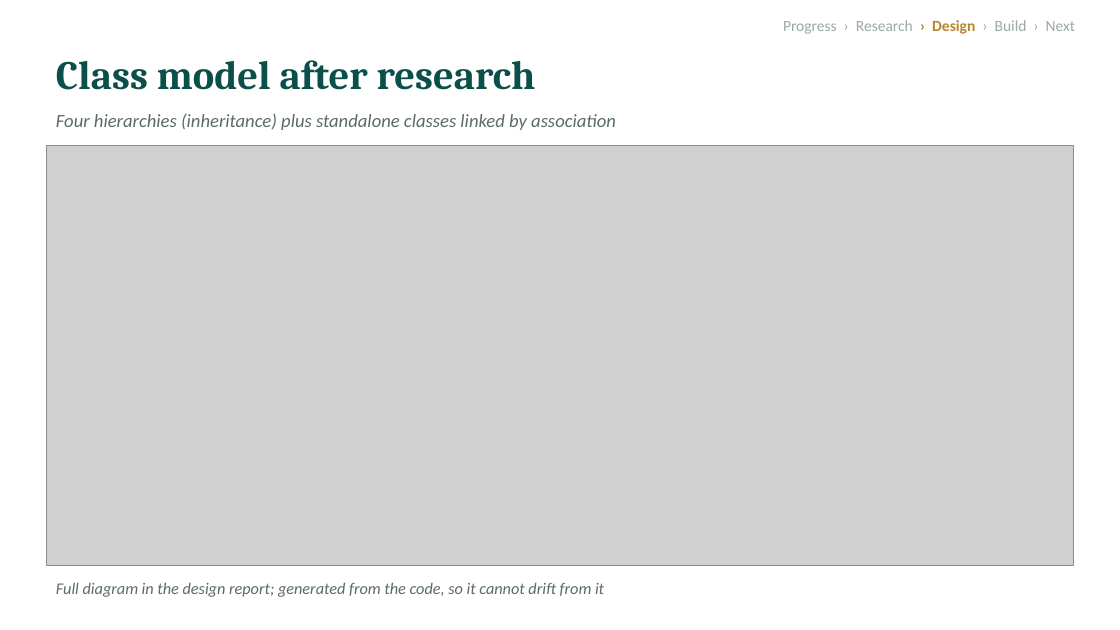
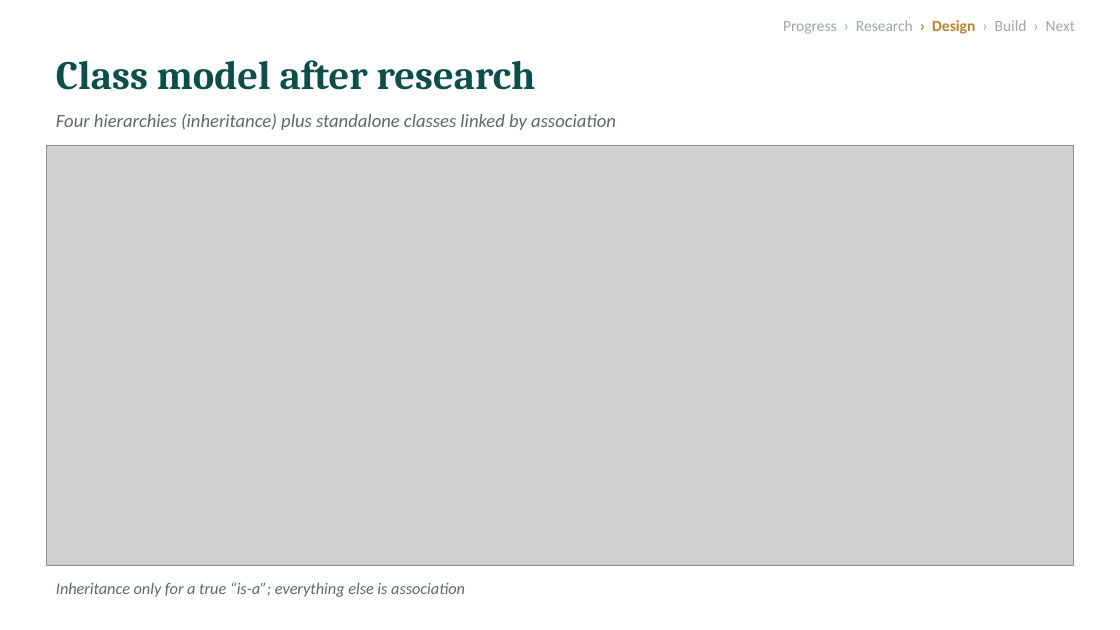
Before and after one commit to l255668-hash/commercial-banking, a slide deck: slide 5 of docs/Progress_Presentation_1.pptx (slide 4 before the commit). Drawn at 1120x630 pixels with LibreOffice and Linux fonts; fonts in the diff are those of the drawing; grey boxes stand for pictures. Boxes give left, top, right and bottom in pixels: in the first picture for what was removed or moved away, otherwise in the second. Text is boxed around its words. In the diff, an @@ line names an element or a change of style, - is before the commit and + after.

```diff
--- a/docs/Progress_Presentation_1.pptx
+++ b/docs/Progress_Presentation_1.pptx
@@ text at <box>56,582,465,597</box>: text changed @@
-Full diagram in the design report; generated from the code, so it cannot drift from it
+Inheritance only for a true “is-a”; everything else is association
```
Also in this commit, not shown: 5 other slides changed, 2 slides added, 1 slide removed, 12 other files.
